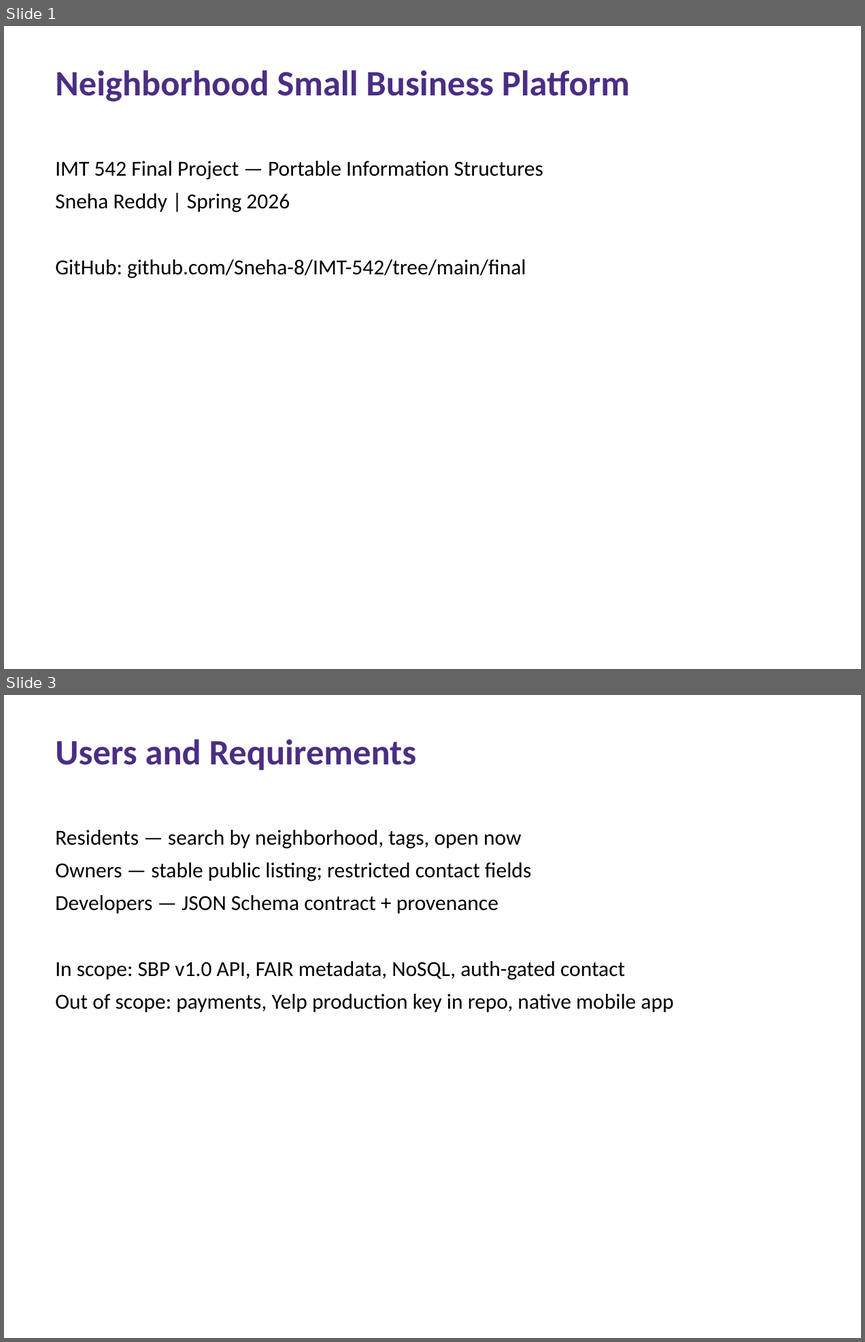
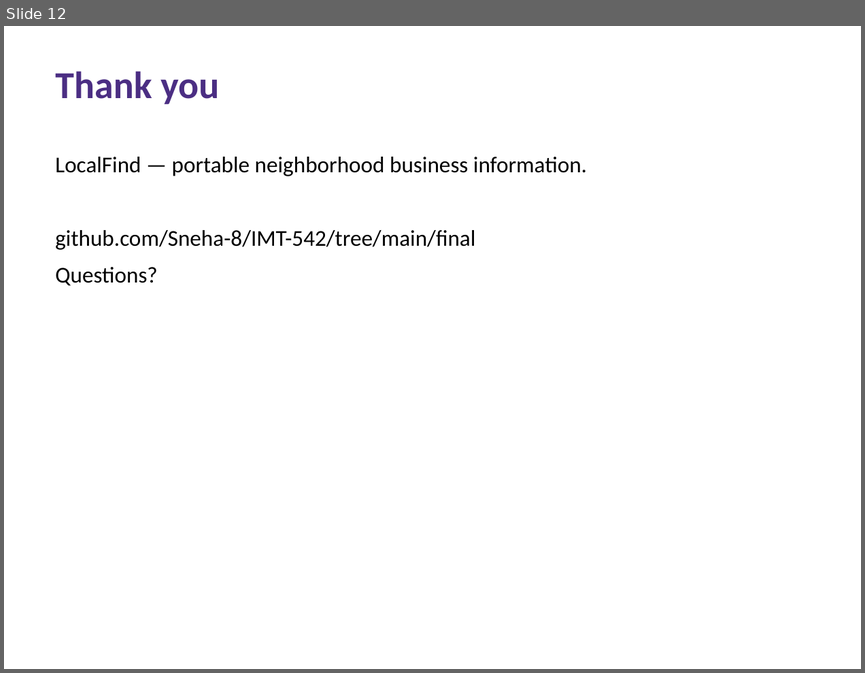
Before and after one commit to Sneha-8/IMT-542, a slide deck: final/presentation/IMT542_Final_Project.pptx. Shown one above the other, each under a label of ours: slides 1 and 3 before the commit, slide 12 after it; the slides between them are not shown. The pictures are 865x1342 and 865x673 pixels, drawn with LibreOffice and Linux fonts; fonts in the diff are those of the drawing. Boxes give left, top, right and bottom in pixels: in the first picture for what was removed or moved away, otherwise in the second. Text is boxed around its words. In the diff, an @@ line names an element or a change of style, - is before the commit and + after.

```diff
--- a/final/presentation/IMT542_Final_Project.pptx
+++ b/final/presentation/IMT542_Final_Project.pptx
@@ slide 3 removed at (4, 695, 861, 1338), background #FFFFFF @@
@@ text removed at (55, 739, 417, 770) @@
-Users and Requirements
@@ text removed at (55, 830, 673, 1012) @@
-Residents — search by neighborhood, tags, open now
-Owners — stable public listing; restricted contact fields
-Developers — JSON Schema contract + provenance
-In scope: SBP v1.0 API, FAIR metadata, NoSQL, auth-gated contact
-Out of scope: payments, Yelp production key in repo, native mobile app
@@ what was slide 1 is now slide 12 @@
@@ slide 12 changed as well @@
@@ text at (55, 71, 219, 104): text changed; size 30 to 32 pt @@
-Neighborhood Small Business Platform
+Thank you
@@ text at (55, 157, 587, 286): text changed; size 18 to 19 pt @@
-IMT 542 Final Project — Portable Information Structures
-Sneha Reddy | Spring 2026
-GitHub: github.com/Sneha-8/IMT-542/tree/main/final
+LocalFind — portable neighborhood business information.
+github.com/Sneha-8/IMT-542/tree/main/final
+Questions?
```
Also in this commit, not shown: 11 slides added, 9 other slides removed, 4 other files.
